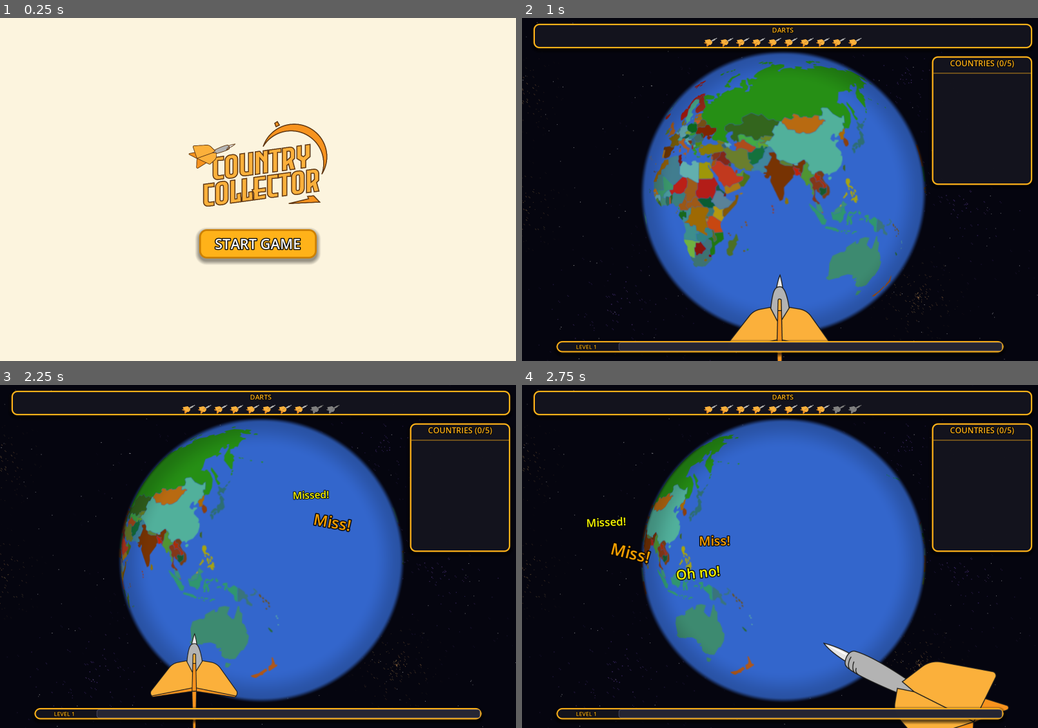
Above: before the commit, frames 1-4 (two rows, left to right).
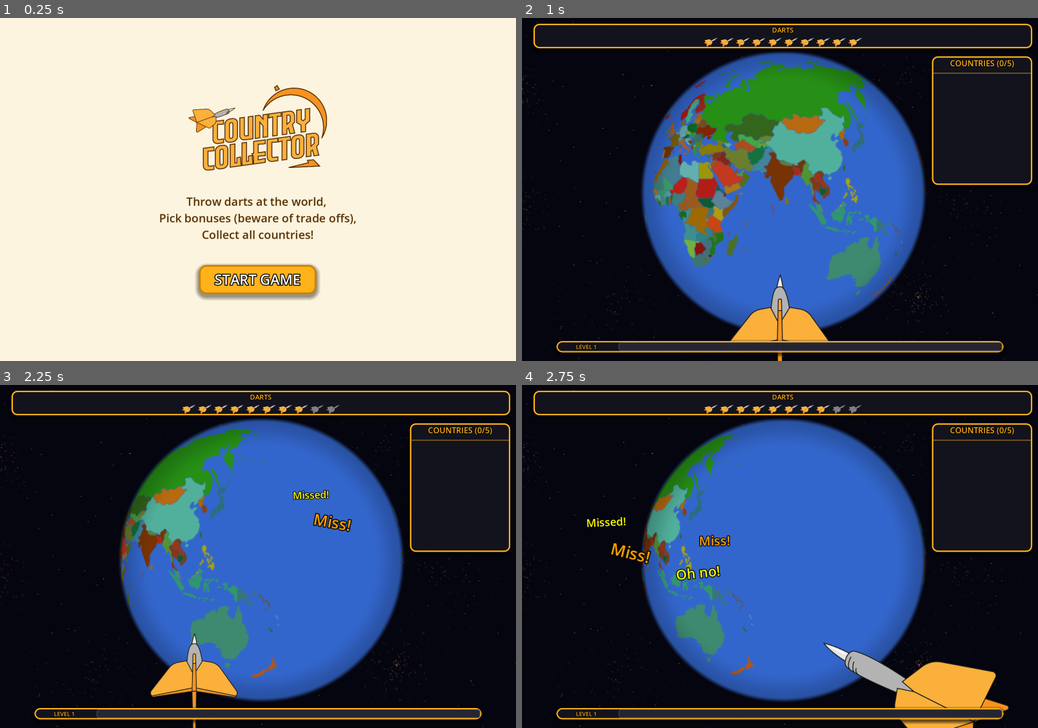
Above: after the commit, the same moments.

Repository: Balatzar/CountryCollector
Game: Godot game, scene res://Scenes/Game.tscn
Same seed, same stepped clock (60 frames per second), same inputs: the game is played once before the commit and once after it.
Inputs (mouse positions are in pixels of both pictures, inside the frame that each line leads up to):
- Up to frame 1 (0.25 s): no input
- Up to frame 2 (1 s): click "START GAME" at 0.5 s
- Up to frame 3 (2.25 s): tap Enter at 1.25 s; move the mouse to (371, 539) at 1.27 s; click (371, 539) at 1.42 s; tap Space at 1.52 s; move the mouse to (154, 573) at 2.02 s; click (154, 573) at 2.17 s
- Up to frame 4 (2.75 s): tap Space at 2.27 s

The runs differ from the first frame. In frame 1, 10% of the frame differs, in the area x 31-69%, y 19-83%; in frame 2, 0.3%; in frame 3, less than 0.1%; in frame 4, less than 0.1%.

Commit message:
added title screen text

Diff:
--- a/Scenes/TitleScreen.tscn
+++ b/Scenes/TitleScreen.tscn
@@ -85,6 +85,15 @@
 expand_mode = 1
 stretch_mode = 5
 
+[node name="Label" type="Label" parent="CenterContainer/VBoxContainer"]
+layout_mode = 2
+theme_override_colors/font_color = Color(0.3406201, 0.18523142, 0.0048363702, 1)
+theme_override_font_sizes/font_size = 40
+text = "Throw darts at the world,
+Pick bonuses (beware of trade offs),
+Collect all countries!"
+horizontal_alignment = 1
+
 [node name="StartButton" type="Button" parent="CenterContainer/VBoxContainer"]
 custom_minimum_size = Vector2(400, 100)
 layout_mode = 2
--- a/project.godot
+++ b/project.godot
@@ -25,7 +25,6 @@
 
 window/size/viewport_width=1800
 window/size/viewport_height=1200
-window/size/mode=2
 window/size/resizable=false
 window/stretch/mode="viewport"
 window/vsync/vsync_mode=0
